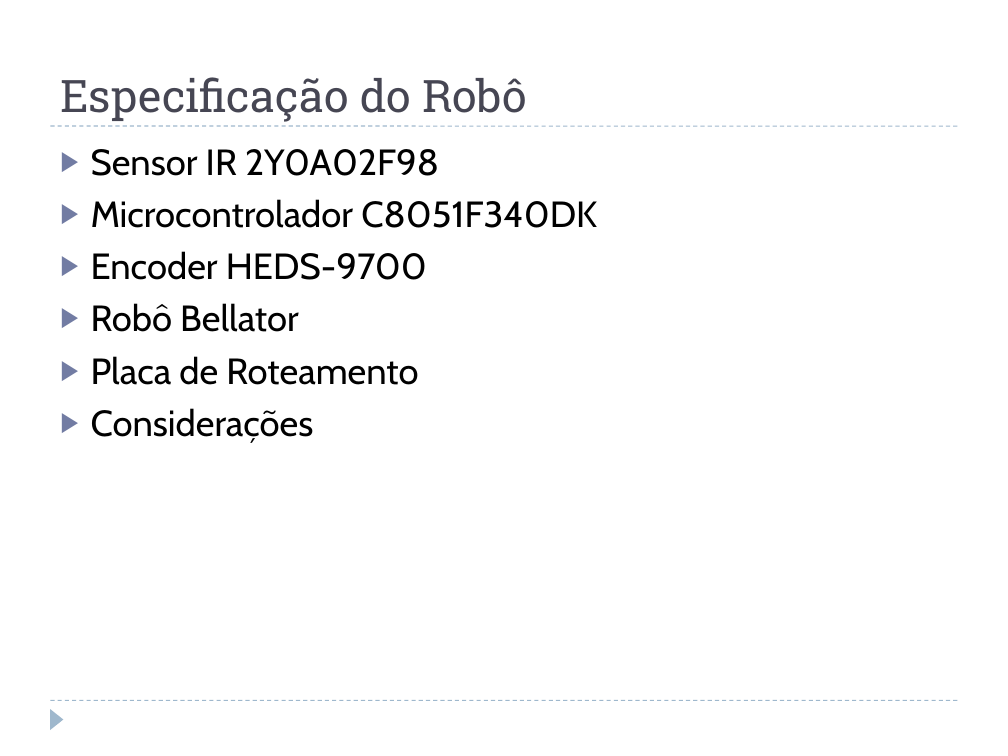
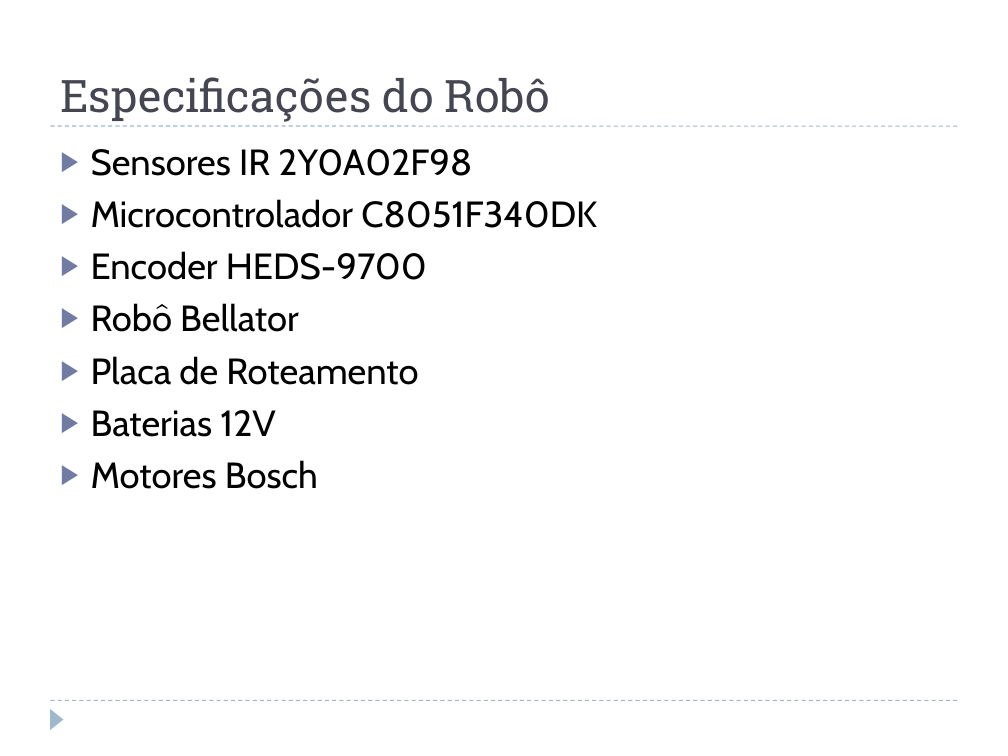
Before and after one commit to jcnborges/TCC, a slide deck: slide 6 of qualificacao.pptx (slide 18 before the commit). Drawn at 1008x756 pixels with LibreOffice and Linux fonts; fonts in the diff are those of the drawing. Boxes give left, top, right and bottom in pixels: in the first picture for what was removed or moved away, otherwise in the second. Text is boxed around its words. In the diff, an @@ line names an element or a change of style, - is before the commit and + after.

```diff
--- a/qualificacao.pptx
+++ b/qualificacao.pptx
@@ title at box(60, 77, 551, 122): text changed @@
-Especificação do Robô
+Especificações do Robô
@@ text at box(91, 149, 472, 176): text changed @@
-▶ Sensor IR 2Y0A02F98
+▶ Sensores IR 2Y0A02F98
@@ text at box(91, 410, 318, 489): text changed @@
-▶ Considerações
+▶ Baterias 12V
+▶ Motores Bosch
```
Also in this commit, not shown: 1 slide added, 23 slides removed.
